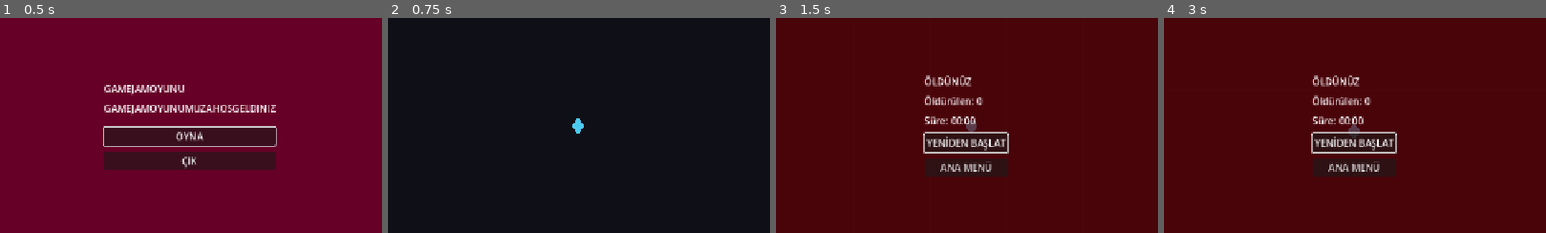
Above: before the commit, frames 1-4 (left to right).
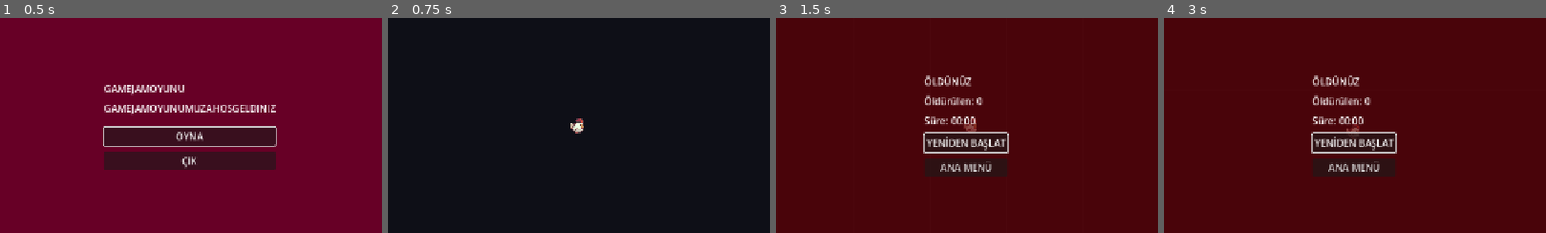
Above: after the commit, the same moments.

Repository: Semi-Bicer/RogueliteBulletHeaven
Game: Godot game, scene res://scenes/ui/StartMenu.tscn
Same seed, same stepped clock (60 frames per second), same inputs: the game is played once before the commit and once after it.
Inputs:
- Up to frame 1 (0.5 s): no input
- Up to frame 2 (0.75 s): click "OYNA" at 0.5 s
- Up to frame 3 (1.5 s): tap Enter at 1.25 s; hold D (move_right) from 1.28 s (still down); tap K at 1.35 s
- Up to frame 4 (3 s): release D (move_right) at 2 s; click "YENİDEN BAŞLAT" at 2 s; tap R (restart_run) at 2.75 s; hold S (move_down) from 2.78 s (still down); tap K at 2.85 s
The pictures show only the part of the screen within x 25-75%, y 25-75%; the shares and areas given below are measured in that part.

Frame 1 is identical in both runs. In frame 2, 0.2% of the frame differs, in the area x 47-52%, y 46-54%; in frame 3, 0.1%; in frame 4, less than 0.1%.

Commit message:
player sprite yüklendi, animasyonlar eklendi ve player.gd güncellendi.

Diff:
--- a/scenes/player/Player.tscn
+++ b/scenes/player/Player.tscn
@@ -1,6 +1,51 @@
-[gd_scene load_steps=5 format=3]
+[gd_scene load_steps=11 format=3]
 
 [ext_resource type="Script" path="res://scripts/player/Player.gd" id="1_player"]
+[ext_resource type="Texture2D" path="res://assets/sprites/player/chicken_sheet.png" id="2_sheet"]
+
+[sub_resource type="AtlasTexture" id="AtlasTexture_f0"]
+atlas = ExtResource("2_sheet")
+region = Rect2(0, 0, 16, 16)
+
+[sub_resource type="AtlasTexture" id="AtlasTexture_f1"]
+atlas = ExtResource("2_sheet")
+region = Rect2(16, 0, 16, 16)
+
+[sub_resource type="AtlasTexture" id="AtlasTexture_f2"]
+atlas = ExtResource("2_sheet")
+region = Rect2(32, 0, 16, 16)
+
+[sub_resource type="AtlasTexture" id="AtlasTexture_f3"]
+atlas = ExtResource("2_sheet")
+region = Rect2(48, 0, 16, 16)
+
+[sub_resource type="SpriteFrames" id="SpriteFrames_chicken"]
+animations = [{
+"frames": [{
+"duration": 1.0,
+"texture": SubResource("AtlasTexture_f0")
+}],
+"loop": true,
+"name": &"idle",
+"speed": 5.0
+}, {
+"frames": [{
+"duration": 1.0,
+"texture": SubResource("AtlasTexture_f0")
+}, {
+"duration": 1.0,
+"texture": SubResource("AtlasTexture_f1")
+}, {
+"duration": 1.0,
+"texture": SubResource("AtlasTexture_f2")
+}, {
+"duration": 1.0,
+"texture": SubResource("AtlasTexture_f3")
+}],
+"loop": true,
+"name": &"run",
+"speed": 10.0
+}]
 
 [sub_resource type="CircleShape2D" id="CircleShape2D_body"]
 radius = 12.0
@@ -19,9 +64,12 @@
 motion_mode = 1
 script = ExtResource("1_player")
 
-[node name="Body" type="Polygon2D" parent="."]
-color = Color(0.3, 0.79, 0.94, 1)
-polygon = PackedVector2Array(0, -14, 11, 0, 0, 14, -11, 0)
+[node name="Body" type="AnimatedSprite2D" parent="."]
+texture_filter = 1
+scale = Vector2(2, 2)
+sprite_frames = SubResource("SpriteFrames_chicken")
+animation = &"idle"
+autoplay = "idle"
 
 [node name="CollisionShape2D" type="CollisionShape2D" parent="."]
 shape = SubResource("CircleShape2D_body")
--- a/scripts/player/Player.gd
+++ b/scripts/player/Player.gd
@@ -11,7 +11,7 @@
 @onready var hurt_box: Area2D = $HurtBox
 @onready var pickup_area: Area2D = $PickupArea
 @onready var pickup_shape: CollisionShape2D = $PickupArea/CollisionShape2D
-@onready var body_visual: Polygon2D = $Body
+@onready var body_visual: AnimatedSprite2D = $Body
 @onready var camera: Camera2D = $Camera2D
 
 var stats := PlayerStats.new()
@@ -42,12 +42,23 @@
 	velocity = input_dir.normalized() * stats.move_speed()
 	move_and_slide()
 	global_position = global_position.clamp(ARENA.position, ARENA.end)
+	_update_animation(input_dir)
 
 	if stats.health_regen > 0.0 and health < stats.max_health():
 		heal(stats.health_regen * delta, false)
 
 	_tick_contact_damage(delta)
 	_tick_shake(delta)
+
+
+## Sprite sheet faces right; flip for leftward movement, keep last facing when idle.
+func _update_animation(input_dir: Vector2) -> void:
+	if input_dir == Vector2.ZERO:
+		body_visual.play(&"idle")
+		return
+	body_visual.play(&"run")
+	if not is_zero_approx(input_dir.x):
+		body_visual.flip_h = input_dir.x < 0.0
 
 
 func _tick_contact_damage(delta: float) -> void:
@@ -102,16 +113,16 @@
 func _die() -> void:
 	alive = false
 	velocity = Vector2.ZERO
-	body_visual.color = Color(0.45, 0.45, 0.5)
+	body_visual.stop()
+	body_visual.modulate = Color(0.45, 0.45, 0.5)
 	EventBus.player_died.emit()
 	GameState.end_run(false)
 
 
 func _flash(color: Color) -> void:
-	var original := Color(0.30, 0.79, 0.94)
-	body_visual.color = color
+	body_visual.modulate = color
 	var tween := create_tween()
-	tween.tween_property(body_visual, "color", original, IFRAME_FLASH)
+	tween.tween_property(body_visual, "modulate", Color.WHITE, IFRAME_FLASH)
 
 
 # --- Upgrades -----------------------------------------------------------
Binary file added: assets/sprites/player/chicken_sheet.png
Not shown, added: assets/sprites/player/chicken_sheet.png.import
